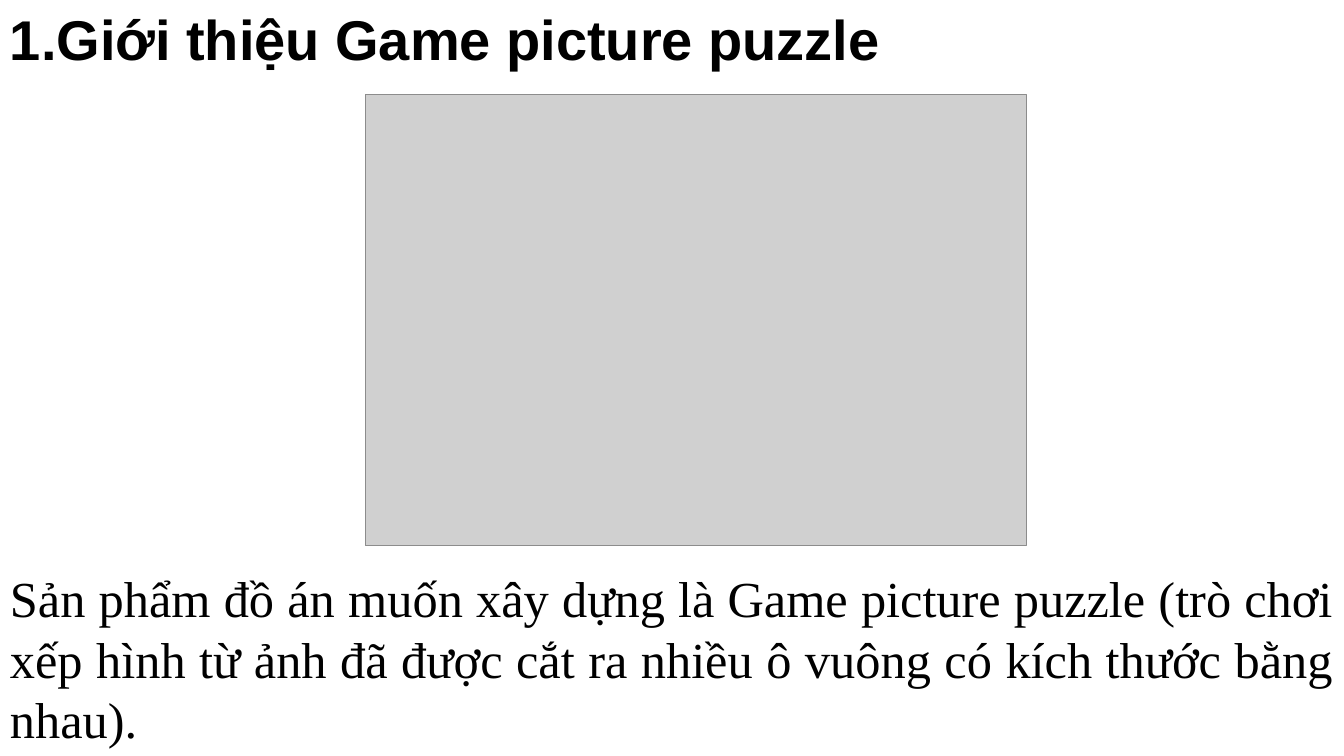
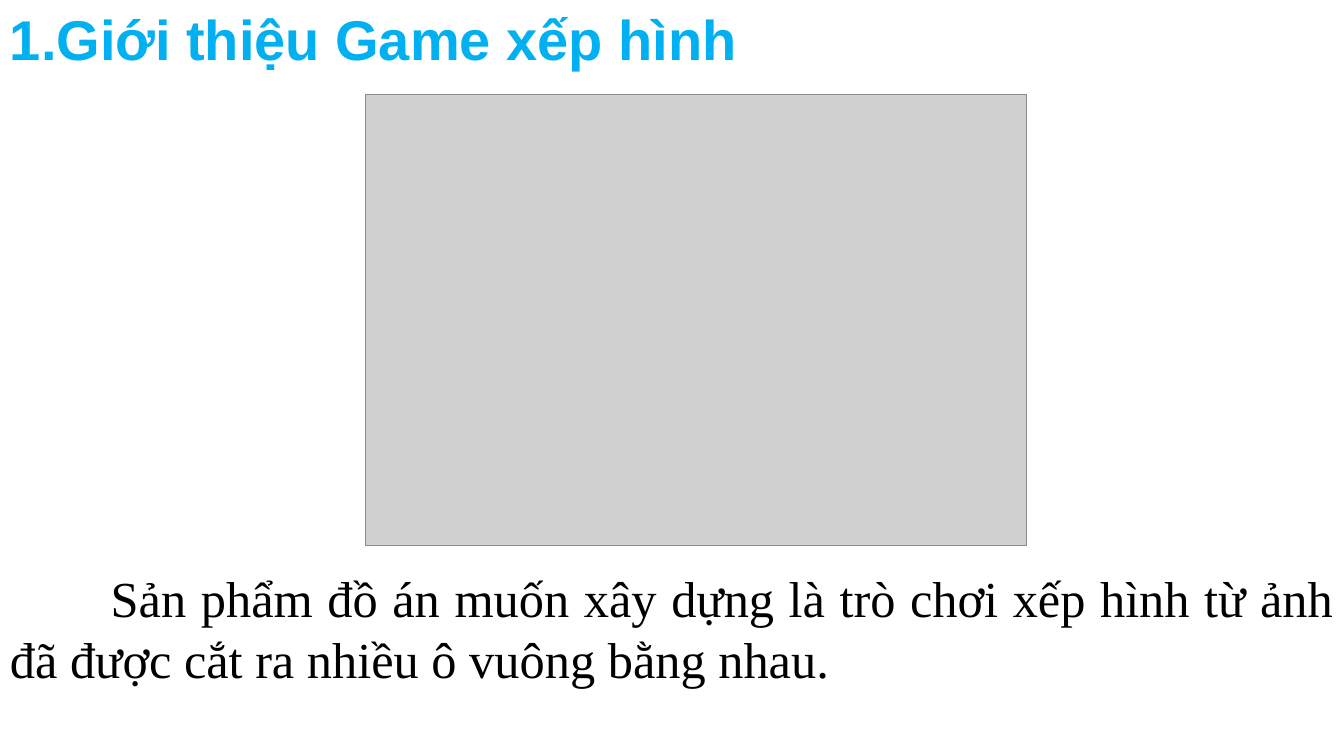
Before and after one commit to AlvinDMartin/Dat-Phuc-Doan1-GameXepHinh, a slide deck: slide 4 of Documents/Slide Bao Cao.pptx. Drawn at 1344x756 pixels with LibreOffice and Linux fonts; fonts in the diff are those of the drawing; grey boxes stand for pictures. Boxes give left, top, right and bottom in pixels: in the first picture for what was removed or moved away, otherwise in the second. Text is boxed around its words. In the diff, an @@ line names an element or a change of style, - is before the commit and + after.

```diff
--- a/Documents/Slide Bao Cao.pptx
+++ b/Documents/Slide Bao Cao.pptx
@@ text at <box>10,17,736,70</box>: text changed; text colour #000000 to #00B0F0 @@
-1.Giới thiệu Game picture puzzle
+1.Giới thiệu Game xếp hình
@@ text at <box>10,580,1333,689</box>: text changed @@
-Sản phẩm đồ án muốn xây dựng là Game picture puzzle (trò chơi xếp hình từ ảnh đã được cắt ra nhiều ô vuông có kích thước bằng nhau).
+Sản phẩm đồ án muốn xây dựng là trò chơi xếp hình từ ảnh đã được cắt ra nhiều ô vuông bằng nhau.
```
Also in this commit, not shown: 13 other slides changed, 5 slides added, 3 slides removed.
